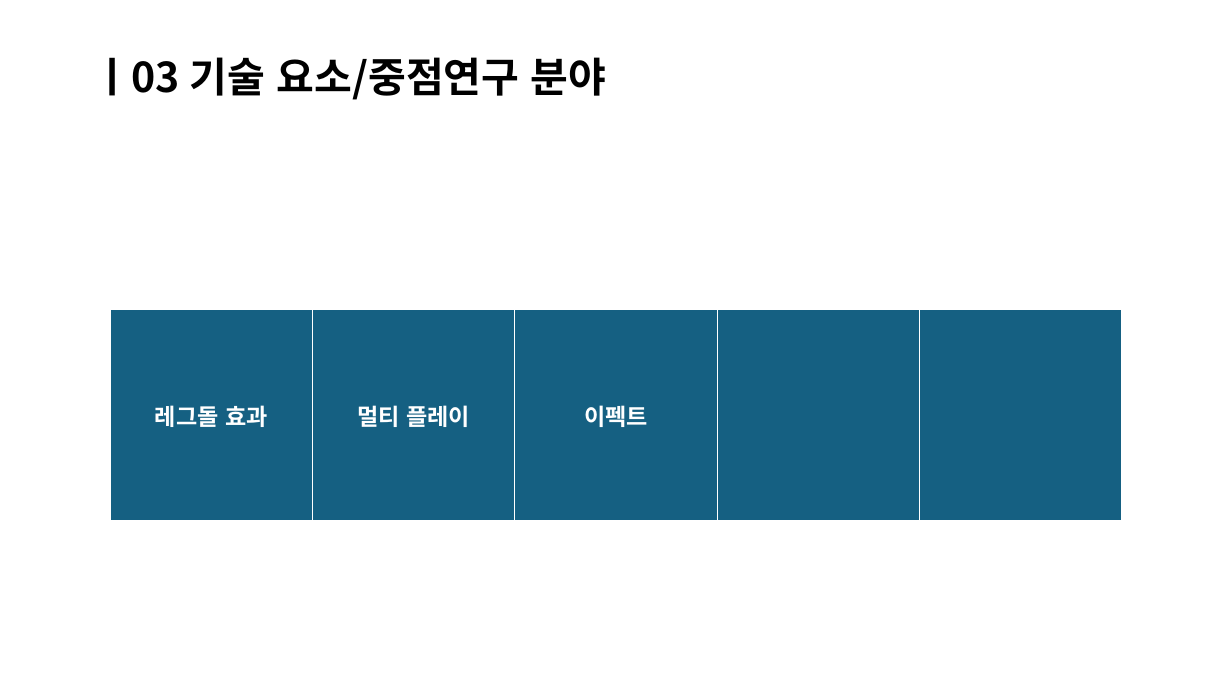
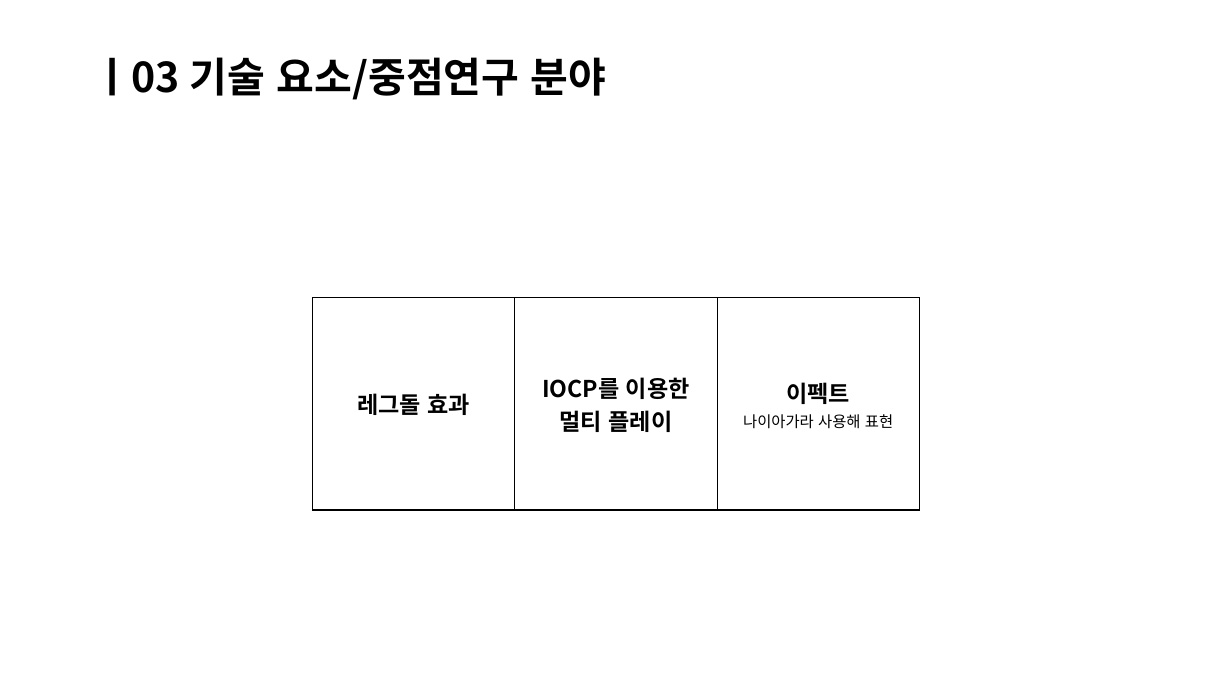
Before and after one commit to Bae-JuHwan/Meeting_Minutes, a slide deck: slide 8 of 제출용/감염_죽음의 도시_중간발표.pptx. Drawn at 1232x693 pixels with LibreOffice and Linux fonts; fonts in the diff are those of the drawing. Boxes give left, top, right and bottom in pixels: in the first picture for what was removed or moved away, otherwise in the second. Text is boxed around its words. In the diff, an @@ line names an element or a change of style, - is before the commit and + after.

```diff
--- a/제출용/감염_죽음의 도시_중간발표.pptx
+++ b/제출용/감염_죽음의 도시_중간발표.pptx
@@ table at [312,298,920,510] @@
-column 2: 멀티 플레이
-column 3: 이펙트
-column 4: 
-column 5: 
+column 2: IOCP를 이용한 멀티 플레이
+column 3: 이펙트 / 나이아가라 사용해 표현
@@ table: place and size @@
-table at [110,310,1122,522]
+table at [312,298,920,510]
```
Also in this commit, not shown: 2 other slides changed, 9 slides added, 4 slides removed, 2 other files.
